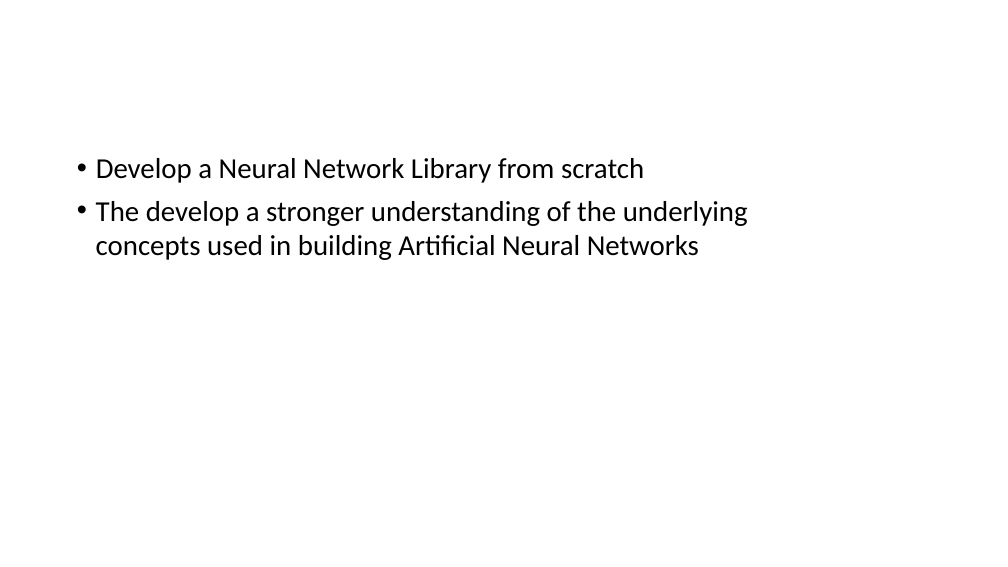
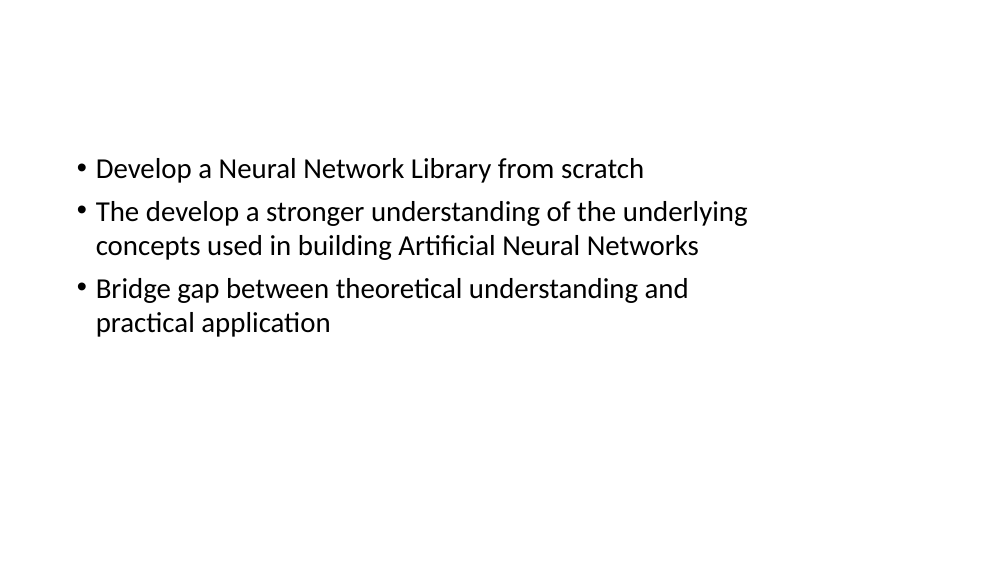
Before and after one commit to zpearson36/cs898, a slide deck: slide 3 of project/presentation.pptx. Drawn at 1008x567 pixels with LibreOffice and Linux fonts; fonts in the diff are those of the drawing; background and template pictures are left out. Boxes give left, top, right and bottom in pixels: in the first picture for what was removed or moved away, otherwise in the second. Text is boxed around its words. In the diff, an @@ line names an element or a change of style, - is before the commit and + after.

```diff
--- a/project/presentation.pptx
+++ b/project/presentation.pptx
@@ text at [96, 278, 689, 337]: paragraph added @@
+• Bridge gap between theoretical understanding and practical application
```
Also in this commit, not shown: 4 other slides changed, 8 slides added, 3 slides removed.
